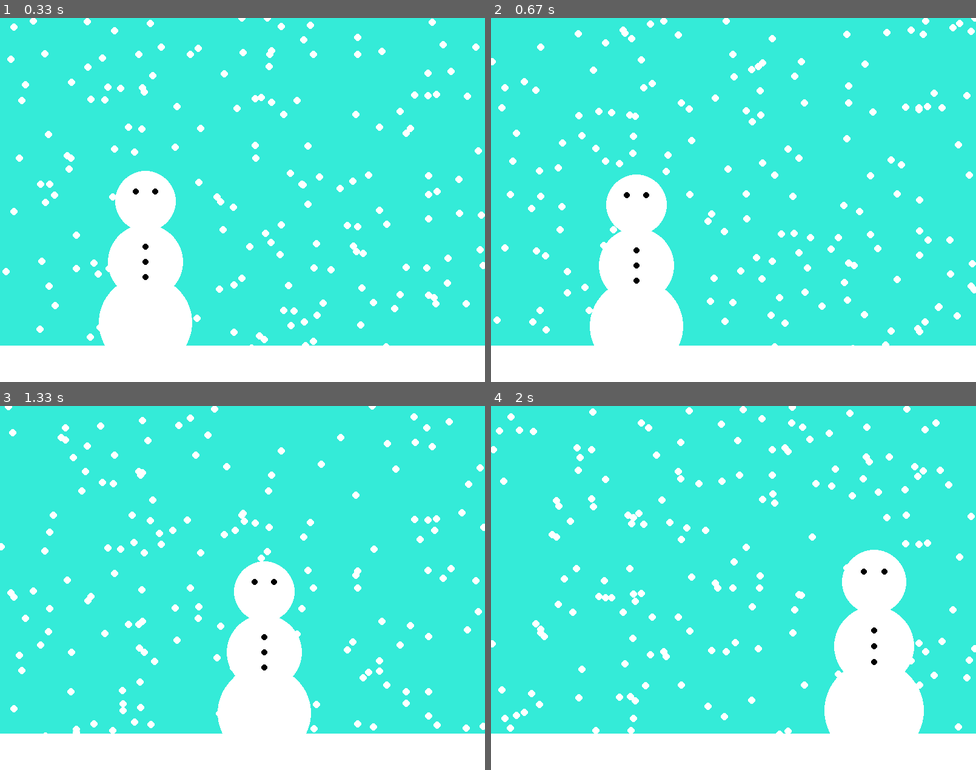
Above: before the commit, frames 1-4 (two rows, left to right).
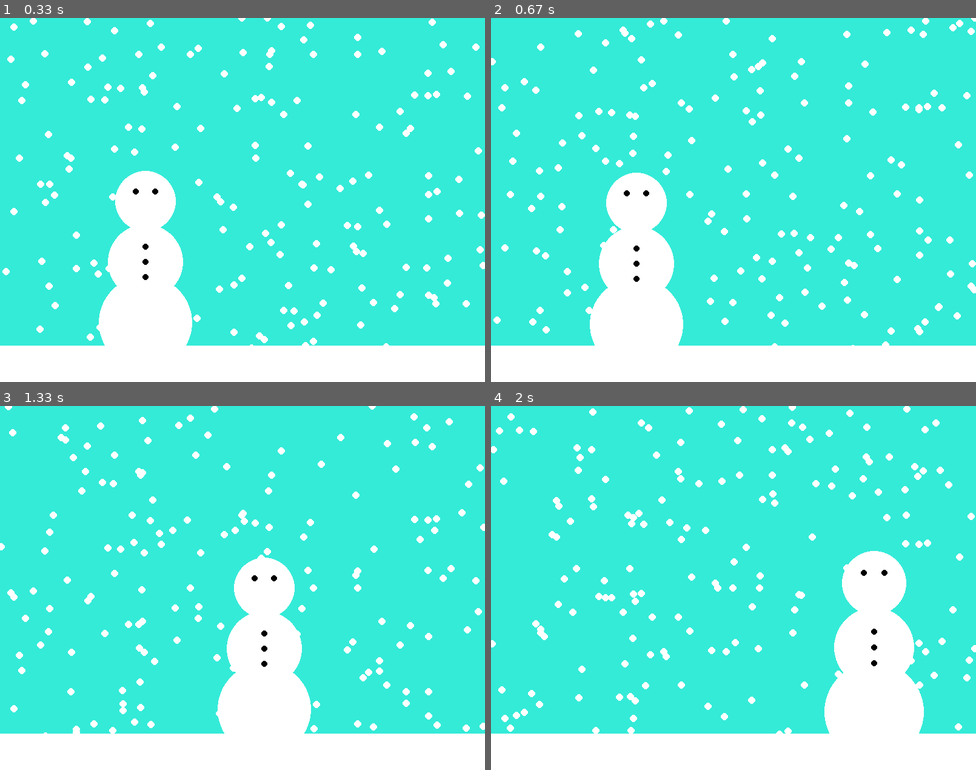
Above: after the commit, the same moments.

Repository: bly852/ICS3U1
Game: pygame game, started from (19.11.04) PyGame Intro/snowman_function.py
Two runs of this game, one before a commit and one after it. Both use one fixed random seed, a clock stepped at 60 frames per second and the inputs below.
Inputs:
- Up to frame 1 (0.33 s): no input
- Up to frame 2 (0.67 s): tap Space at 0.33 s
- Up to frame 3 (1.33 s): hold Right 0.67-1.13 s; hold Up from 1.17 s (still down)
- Up to frame 4 (2 s): release Up at 1.47 s; hold Right 1.5-1.97 s; tap = at 1.65 s

Frame 1 is identical in both runs. In frame 2, 0.3% of the frame differs, in the area x 20-40%, y 42-90%; in frame 3, 0.5%, in the area x 44-65%, y 41-90%; in frame 4, 0.2%.

Commit message:
Update snowman_function.py
Scaled jumping based on radius of the snowman

Diff:
--- a/(19.11.04) PyGame Intro/snowman_function.py
+++ b/(19.11.04) PyGame Intro/snowman_function.py
@@ -95,8 +95,8 @@
             if event.key == K_RIGHT or event.key == K_d:
                 x_dir = 7
             if event.key == K_UP or event.key == K_w or event.key == K_SPACE:
-                if SmFoot >= h-floorY:
-                    y -= 50
+                if SmFoot >= floorY:
+                    y -= r3
         if event.type == KEYUP:
             if event.key == K_LEFT or event.key == K_RIGHT or event.key == K_a or event.key == K_d:
                 x_dir = 0
